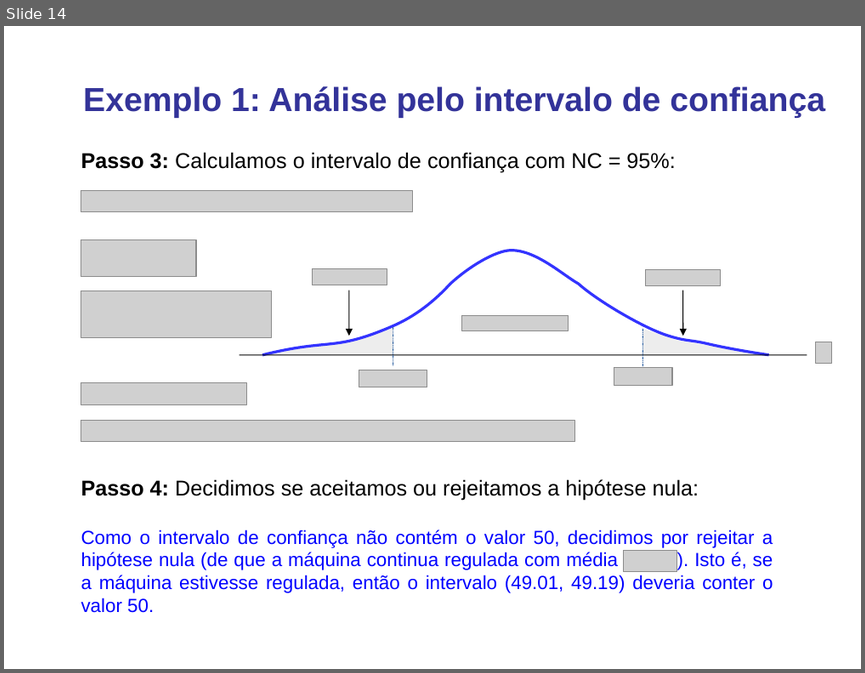
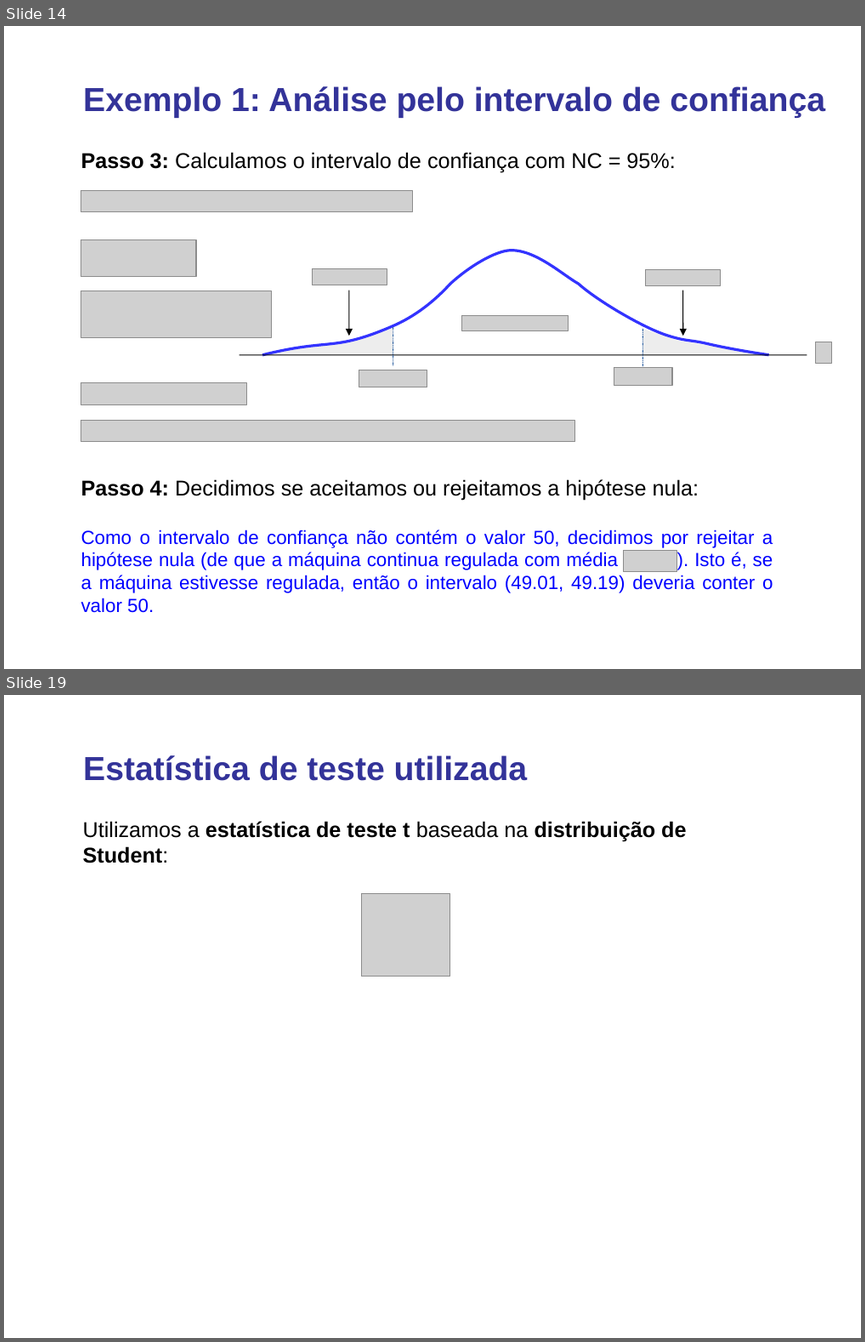
Before and after one commit to lansaviniec/estatistica, a slide deck: 8 teste_de_hipotese.ppt. Shown one above the other, each under a label of ours: slide 14 before the commit, slides 14 and 19 after it; the slides between them are not shown. The pictures are 865x673 and 865x1342 pixels, drawn with LibreOffice and Linux fonts; fonts in the diff are those of the drawing; grey boxes stand for pictures. Boxes give left, top, right and bottom in pixels: in the first picture for what was removed or moved away, otherwise in the second. Text is boxed around its words. In the diff, an @@ line names an element or a change of style, - is before the commit and + after.

```diff
--- a/8 teste_de_hipotese.ppt
+++ b/8 teste_de_hipotese.ppt
@@ slide 19 added at [4,695,861,1338], background #FFFFFF @@
@@ text added at [83,755,528,781], 28 pt, text #333399, bold @@
+Estatística de teste utilizada
@@ text added at [83,821,686,863], 18 pt, text #000000, bold @@
+Utilizamos a estatística de teste t baseada na distribuição de Student:
@@ picture added at [361,894,450,976] @@
```
Also in this commit, not shown: 8 slides changed, 11 other slides added, 1 slide removed, 1 other file.
